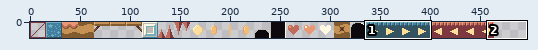
Two versions of one sprite sheet, docs/img/mapchip.png. Above: a wide view before the commit, with the close-up outlined.
Close-up. As it was:
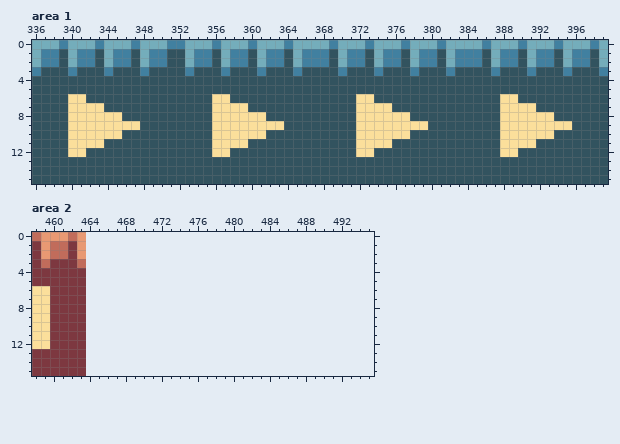
The file is 464x16 pixels. Shown: area 1: x 336..399, y 0..15; area 2: x 458..495, y 0..15. The old version is drawn lined up with the new one, on the new canvas.
After the commit:
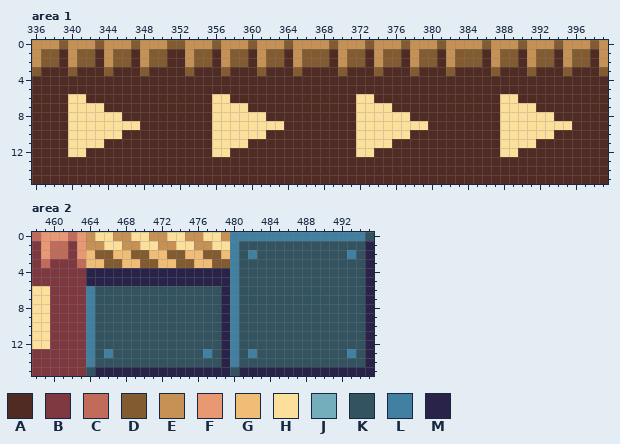
Palette (. is transparent): A #4f2b24  B #7d3840  C #c16c5b  D #825b31  E #c59154  F #e89973  G #f0bd77  H #fbdf9b  J #74adbb  K #32535f  L #4180a0  M #2a2349
The exact change:
canvas 464x16 -> 496x16
--- area 1
@@ x 336..399 @@
- 0 JJJLJJJLJJJLJJJLLJJJLJJJLJJJLJJJJLJJJLJJJLJJJLJJJJLJJJLJJJLJJJLJ
- 1 JLLKJLLKJLLKJLLKKJLLKJLLKJLLKJLLLKJLLKJLLKJLLKJLLLKJLLKJLLKJLLKJ
- 2 JLLKJLLKJLLKJLLKKJLLKJLLKJLLKJLLLKJLLKJLLKJLLKJLLLKJLLKJLLKJLLKJ
- 3 LKKKLKKKLKKKLKKKKLKKKLKKKLKKKLKKKKLKKKLKKKLKKKLKKKKLKKKLKKKLKKKL
- 4 KKKKKKKKKKKKKKKKKKKKKKKKKKKKKKKKKKKKKKKKKKKKKKKKKKKKKKKKKKKKKKKK
- 5 KKKKKKKKKKKKKKKKKKKKKKKKKKKKKKKKKKKKKKKKKKKKKKKKKKKKKKKKKKKKKKKK
- 6 KKKKHHKKKKKKKKKKKKKKHHKKKKKKKKKKKKKKHHKKKKKKKKKKKKKKHHKKKKKKKKKK
- 7 KKKKHHHHKKKKKKKKKKKKHHHHKKKKKKKKKKKKHHHHKKKKKKKKKKKKHHHHKKKKKKKK
- 8 KKKKHHHHHHKKKKKKKKKKHHHHHHKKKKKKKKKKHHHHHHKKKKKKKKKKHHHHHHKKKKKK
- 9 KKKKHHHHHHHHKKKKKKKKHHHHHHHHKKKKKKKKHHHHHHHHKKKKKKKKHHHHHHHHKKKK
-10 KKKKHHHHHHKKKKKKKKKKHHHHHHKKKKKKKKKKHHHHHHKKKKKKKKKKHHHHHHKKKKKK
-11 KKKKHHHHKKKKKKKKKKKKHHHHKKKKKKKKKKKKHHHHKKKKKKKKKKKKHHHHKKKKKKKK
-12 KKKKHHKKKKKKKKKKKKKKHHKKKKKKKKKKKKKKHHKKKKKKKKKKKKKKHHKKKKKKKKKK
-13 KKKKKKKKKKKKKKKKKKKKKKKKKKKKKKKKKKKKKKKKKKKKKKKKKKKKKKKKKKKKKKKK
-14 KKKKKKKKKKKKKKKKKKKKKKKKKKKKKKKKKKKKKKKKKKKKKKKKKKKKKKKKKKKKKKKK
-15 KKKKKKKKKKKKKKKKKKKKKKKKKKKKKKKKKKKKKKKKKKKKKKKKKKKKKKKKKKKKKKKK
+ 0 EEEDEEEDEEEDEEEDDEEEDEEEDEEEDEEEEDEEEDEEEDEEEDEEEEDEEEDEEEDEEEDE
+ 1 EDDAEDDAEDDAEDDAAEDDAEDDAEDDAEDDDAEDDAEDDAEDDAEDDDAEDDAEDDAEDDAE
+ 2 EDDAEDDAEDDAEDDAAEDDAEDDAEDDAEDDDAEDDAEDDAEDDAEDDDAEDDAEDDAEDDAE
+ 3 DAAADAAADAAADAAAADAAADAAADAAADAAAADAAADAAADAAADAAAADAAADAAADAAAD
+ 4 AAAAAAAAAAAAAAAAAAAAAAAAAAAAAAAAAAAAAAAAAAAAAAAAAAAAAAAAAAAAAAAA
+ 5 AAAAAAAAAAAAAAAAAAAAAAAAAAAAAAAAAAAAAAAAAAAAAAAAAAAAAAAAAAAAAAAA
+ 6 AAAAHHAAAAAAAAAAAAAAHHAAAAAAAAAAAAAAHHAAAAAAAAAAAAAAHHAAAAAAAAAA
+ 7 AAAAHHHHAAAAAAAAAAAAHHHHAAAAAAAAAAAAHHHHAAAAAAAAAAAAHHHHAAAAAAAA
+ 8 AAAAHHHHHHAAAAAAAAAAHHHHHHAAAAAAAAAAHHHHHHAAAAAAAAAAHHHHHHAAAAAA
+ 9 AAAAHHHHHHHHAAAAAAAAHHHHHHHHAAAAAAAAHHHHHHHHAAAAAAAAHHHHHHHHAAAA
+10 AAAAHHHHHHAAAAAAAAAAHHHHHHAAAAAAAAAAHHHHHHAAAAAAAAAAHHHHHHAAAAAA
+11 AAAAHHHHAAAAAAAAAAAAHHHHAAAAAAAAAAAAHHHHAAAAAAAAAAAAHHHHAAAAAAAA
+12 AAAAHHAAAAAAAAAAAAAAHHAAAAAAAAAAAAAAHHAAAAAAAAAAAAAAHHAAAAAAAAAA
+13 AAAAAAAAAAAAAAAAAAAAAAAAAAAAAAAAAAAAAAAAAAAAAAAAAAAAAAAAAAAAAAAA
+14 AAAAAAAAAAAAAAAAAAAAAAAAAAAAAAAAAAAAAAAAAAAAAAAAAAAAAAAAAAAAAAAA
+15 AAAAAAAAAAAAAAAAAAAAAAAAAAAAAAAAAAAAAAAAAAAAAAAAAAAAAAAAAAAAAAAA
--- area 2
@@ x 458..495 @@
- 0 CFFFCF................................
- 1 BFCCBF................................
- 2 BFCCBF................................
- 3 BCBBBC................................
- 4 BBBBBB................................
- 5 BBBBBB................................
- 6 HHBBBB................................
- 7 HHBBBB................................
- 8 HHBBBB................................
- 9 HHBBBB................................
-10 HHBBBB................................
-11 HHBBBB................................
-12 HHBBBB................................
-13 BBBBBB................................
-14 BBBBBB................................
-15 BBBBBB................................
+ 0 CFFFCFEHHEEHHEEHHEEHHELLLLLLLLLLLLLLLK
+ 1 BFCCBFEEHHEEHHEEHHEEHHLKKKKKKKKKKKKKKM
+ 2 BFCCBFGDDGGDDGGDDGGDDGLKLKKKKKKKKKKLKM
+ 3 BCBBBCGGDDGGDDGGDDGGDDLKKKKKKKKKKKKKKM
+ 4 BBBBBBMMMMMMMMMMMMMMMMLKKKKKKKKKKKKKKM
+ 5 BBBBBBMMMMMMMMMMMMMMMMLKKKKKKKKKKKKKKM
+ 6 HHBBBBLKKKKKKKKKKKKKKMLKKKKKKKKKKKKKKM
+ 7 HHBBBBLKKKKKKKKKKKKKKMLKKKKKKKKKKKKKKM
+ 8 HHBBBBLKKKKKKKKKKKKKKMLKKKKKKKKKKKKKKM
+ 9 HHBBBBLKKKKKKKKKKKKKKMLKKKKKKKKKKKKKKM
+10 HHBBBBLKKKKKKKKKKKKKKMLKKKKKKKKKKKKKKM
+11 HHBBBBLKKKKKKKKKKKKKKMLKKKKKKKKKKKKKKM
+12 HHBBBBLKKKKKKKKKKKKKKMLKKKKKKKKKKKKKKM
+13 BBBBBBLKLKKKKKKKKKKLKMLKLKKKKKKKKKKLKM
+14 BBBBBBLKKKKKKKKKKKKKKMLKKKKKKKKKKKKKKM
+15 BBBBBBKMMMMMMMMMMMMMMMKMMMMMMMMMMMMMMM
Where, in picture pixels (left, top, right, bottom), the same in both close-ups:
changed: (32, 40, 608, 184)
added: (86, 232, 374, 376)
